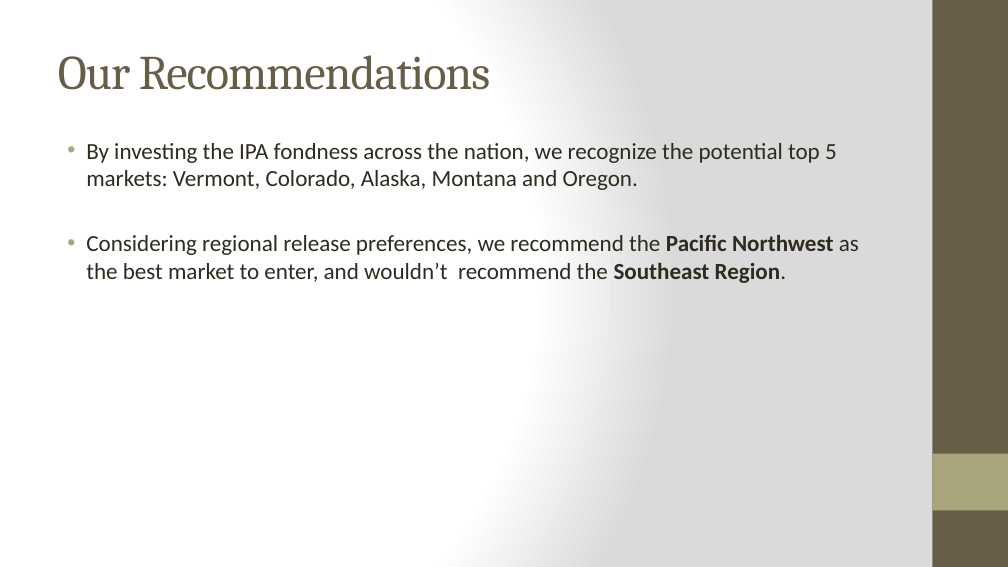
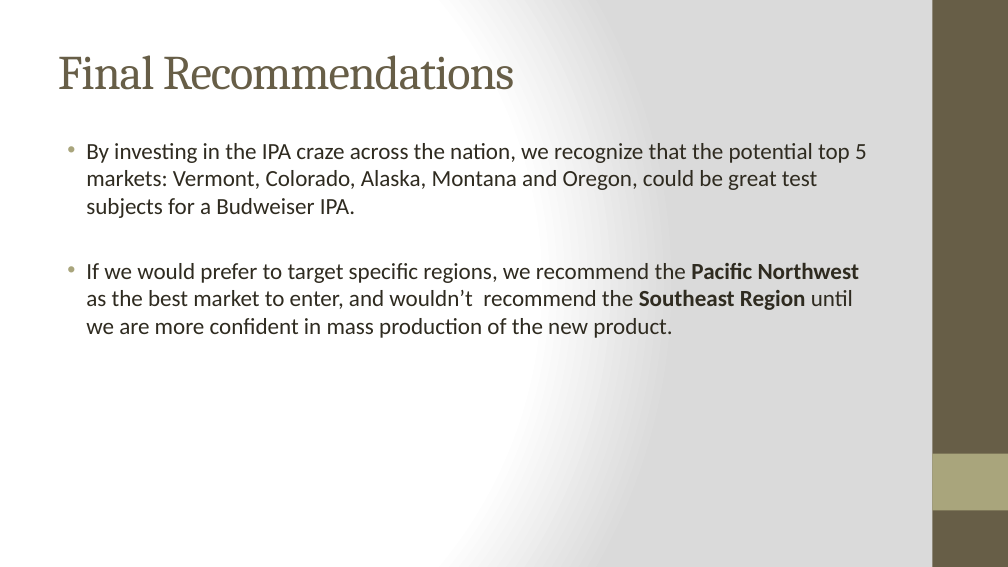
Before and after one commit to bstephan-smu/DDS-project1, a slide deck: slide 19 of Project Presentation_upd1025_new.pptx. Drawn at 1008x567 pixels with LibreOffice and Linux fonts; fonts in the diff are those of the drawing. Boxes give left, top, right and bottom in pixels: in the first picture for what was removed or moved away, otherwise in the second. Text is boxed around its words. In the diff, an @@ line names an element or a change of style, - is before the commit and + after.

```diff
--- a/Project Presentation_upd1025_new.pptx
+++ b/Project Presentation_upd1025_new.pptx
@@ title at [58, 55, 514, 90]: text changed @@
-Our Recommendations
+Final Recommendations
@@ text at [86, 143, 867, 338]: text changed @@
-• By investing the IPA fondness across the nation, we recognize the potential top 5 markets: Vermont, Colorado, Alaska, Montana and Oregon.
-• Considering regional release preferences, we recommend the Pacific Northwest as the best market to enter, and wouldn’t recommend the Southeast Region.
+• By investing in the IPA craze across the nation, we recognize that the potential top 5 markets: Vermont, Colorado, Alaska, Montana and Oregon, could be great test subjects for a Budweiser IPA.
+• If we would prefer to target specific regions, we recommend the Pacific Northwest as the best market to enter, and wouldn’t recommend the Southeast Region until we are more confident in mass production of the new product.
```
Also in this commit, not shown: 10 other slides changed.
